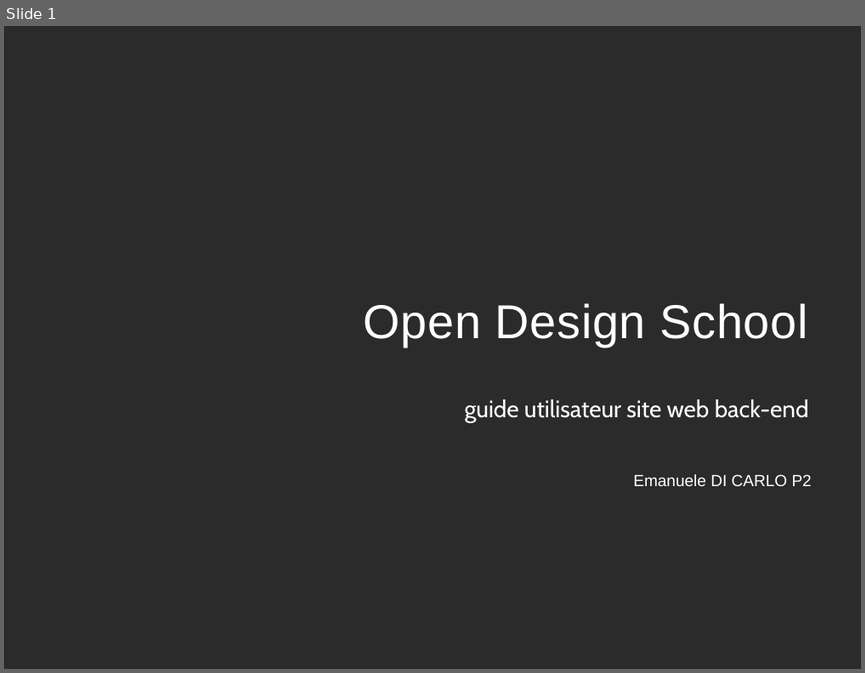
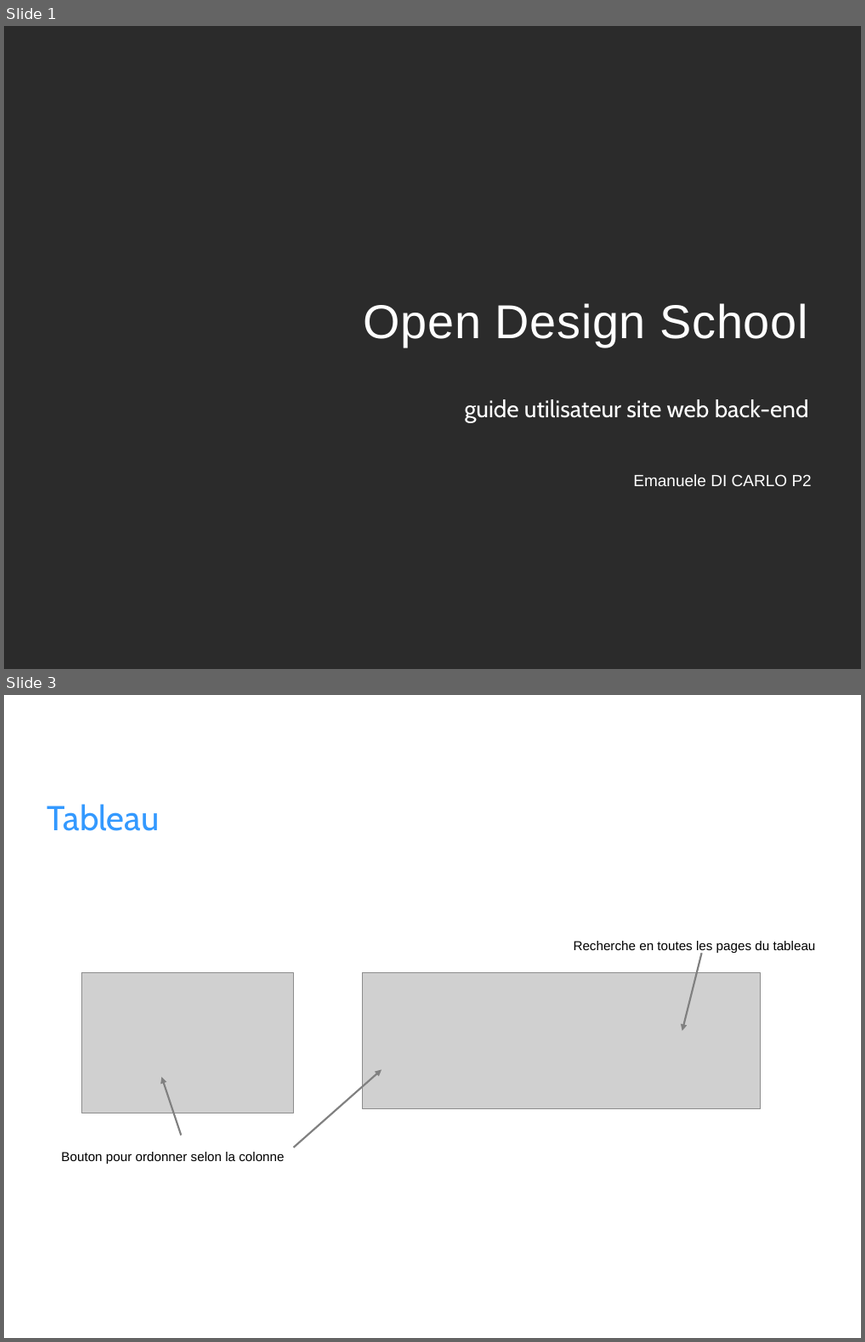
Before and after one commit to emadc/OpenDesignSchool, a slide deck: guide_utilisateur.odp. Shown one above the other, each under a label of ours: slide 1 before the commit, slides 1 and 3 after it; the slides between them are not shown. The pictures are 865x673 and 865x1342 pixels, drawn with LibreOffice and Linux fonts; fonts in the diff are those of the drawing; grey boxes stand for pictures; background and template pictures are left out; a plain dark background stands for a picture behind light text. Boxes give left, top, right and bottom in pixels: in the first picture for what was removed or moved away, otherwise in the second. Text is boxed around its words. In the diff, an @@ line names an element or a change of style, - is before the commit and + after.

```diff
--- a/guide_utilisateur.odp
+++ b/guide_utilisateur.odp
@@ slide 3 added at (x1=4, y1=695, x2=861, y2=1338), background picture (left out) @@
@@ title added at (x1=46, y1=804, x2=159, y2=831), 32 pt, text #3399FF @@
+Tableau
@@ text added at (x1=574, y1=941, x2=816, y2=953), 12 pt, text #000000 @@
+Recherche en toutes les pages du tableau
@@ picture added at (x1=81, y1=973, x2=294, y2=1113) @@
@@ picture added at (x1=363, y1=973, x2=760, y2=1109) @@
@@ arrow added from (701, 953) to (682, 1031), #808080 1.7 pt @@
@@ arrow added from (182, 1135) to (162, 1077), #808080 1.7 pt @@
@@ arrow added from (293, 1147) to (382, 1070), #808080 1.7 pt @@
@@ text added at (x1=61, y1=1151, x2=284, y2=1163), 12 pt, text #000000 @@
+Bouton pour ordonner selon la colonne
```
Also in this commit, not shown: 1 slide changed, 1 other slide added, 1 other file.
